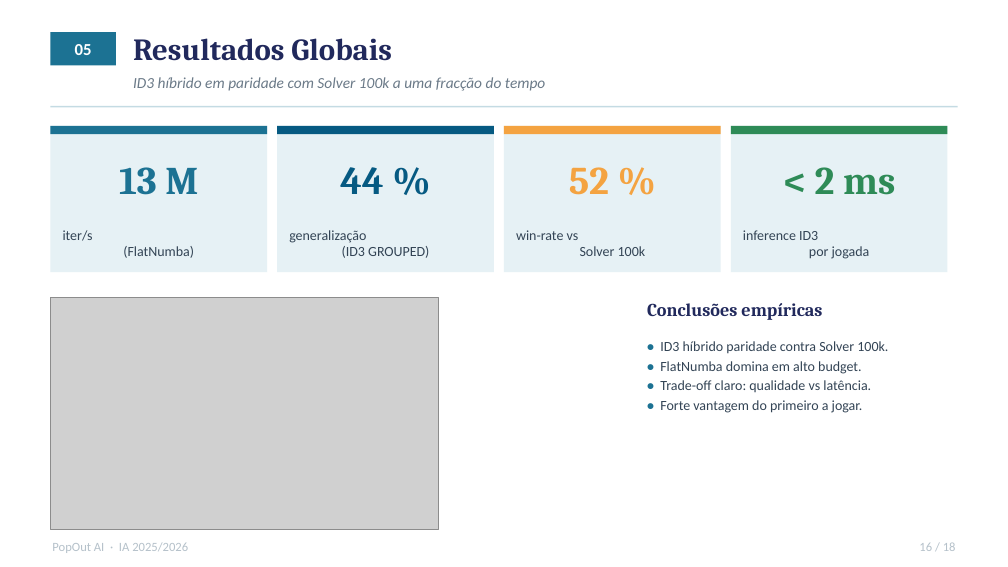
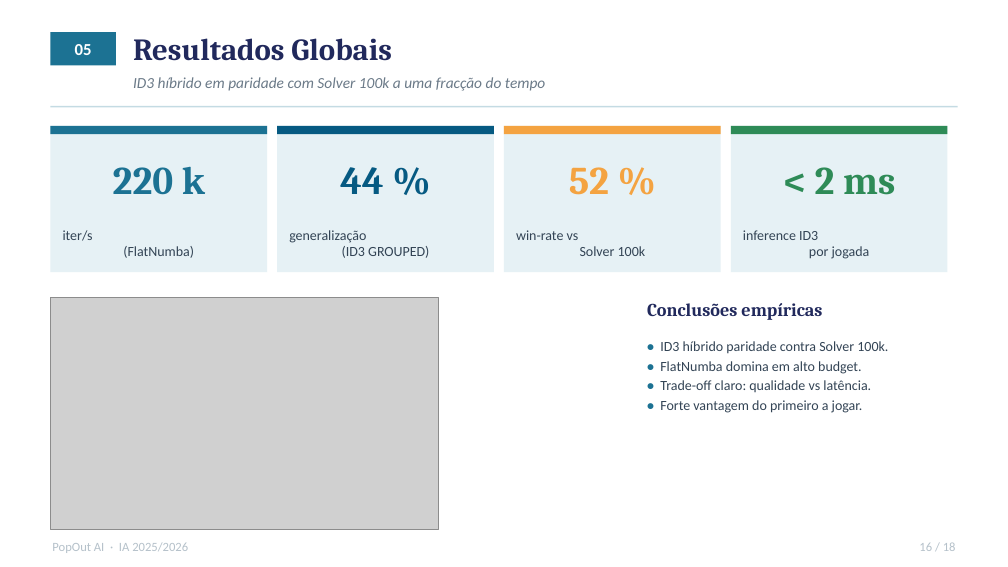
Before and after one commit to Difl4/popout-ai, a slide deck: slide 16 of docs/presentation.pptx. Drawn at 1008x567 pixels with LibreOffice and Linux fonts; fonts in the diff are those of the drawing; grey boxes stand for pictures. Boxes give left, top, right and bottom in pixels: in the first picture for what was removed or moved away, otherwise in the second. Text is boxed around its words. In the diff, an @@ line names an element or a change of style, - is before the commit and + after.

```diff
--- a/docs/presentation.pptx
+++ b/docs/presentation.pptx
@@ text at [113, 166, 205, 195]: text changed @@
-13 M
+220 k
```
Also in this commit, not shown: 4 other slides changed, 3 other files.
